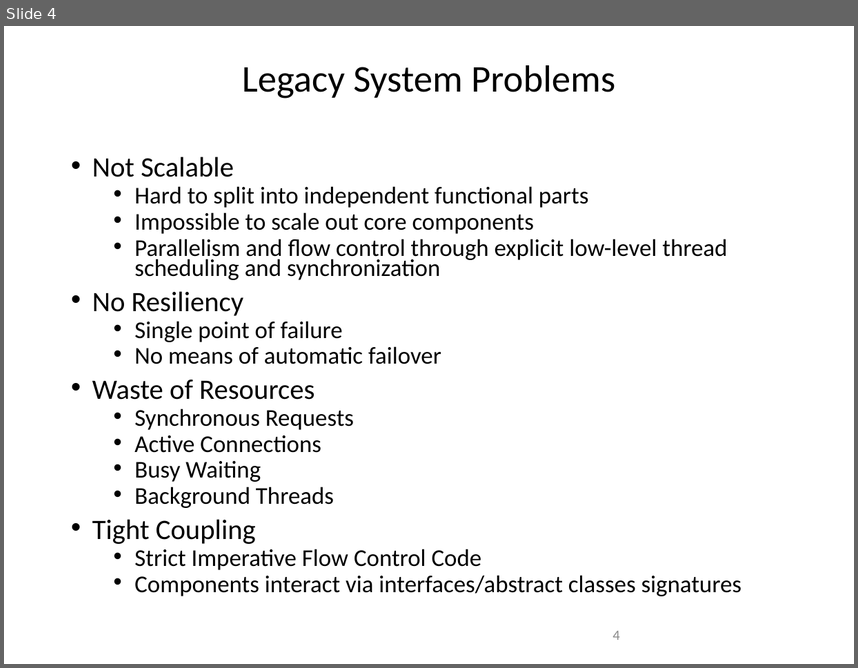
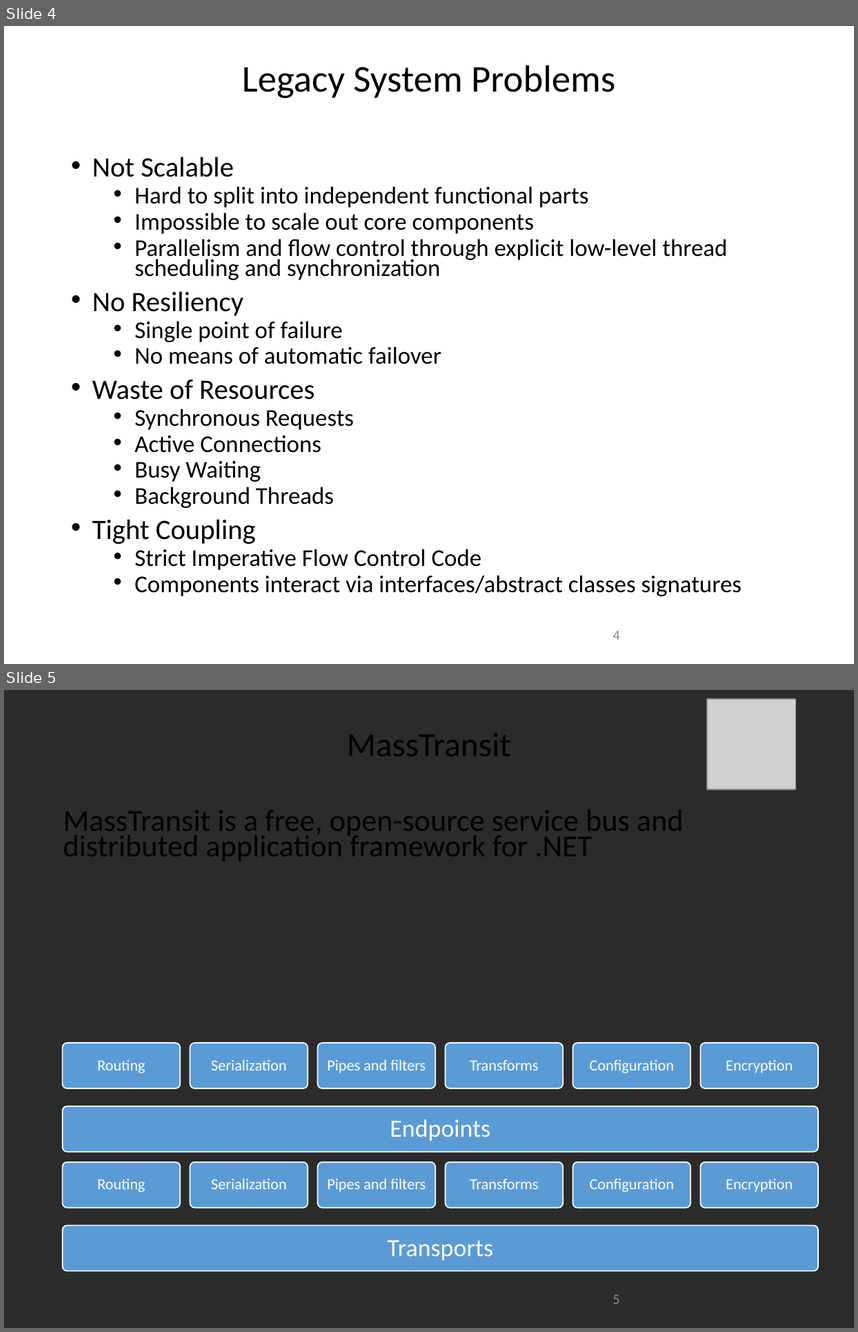
Before and after one commit to amichel/PaymentsGateway.MassTransit.Demo, a slide deck: Presentation/Service Bus Integration Patterns.pptx. Shown one above the other, each under a label of ours: slide 4 before the commit, slides 4 and 5 after it. The pictures are 858x668 and 858x1332 pixels, drawn with LibreOffice and Linux fonts; fonts in the diff are those of the drawing; grey boxes stand for pictures; background and template pictures are left out; a plain dark background stands for a picture behind light text. Boxes give left, top, right and bottom in pixels: in the first picture for what was removed or moved away, otherwise in the second. Text is boxed around its words. In the diff, an @@ line names an element or a change of style, - is before the commit and + after.

Commit message:
PPT

```diff
--- a/Presentation/Service Bus Integration Patterns.pptx
+++ b/Presentation/Service Bus Integration Patterns.pptx
@@ slide 5 added at [4, 690, 854, 1328], background picture (left out) @@
@@ picture added at [707, 700, 795, 789] @@
@@ title added at [347, 733, 511, 756], 28.8 pt, text #000000 @@
+MassTransit
@@ text added at [63, 810, 684, 861], 25.9 pt, text #000000 @@
+MassTransit is a free, open-source service bus and distributed application framework for .NET
@@ group added at [63, 1043, 818, 1152]: 7 rounded rectangles, 7 texts @@
+Endpoints
+Routing
+Serialization
+Pipes and filters
+Transforms
+Configuration
+Encryption
@@ group added at [63, 1162, 818, 1270]: 7 rounded rectangles, 7 texts @@
+Transports
+Routing
+Serialization
+Pipes and filters
+Transforms
+Configuration
+Encryption
@@ page number added at [613, 1294, 619, 1303], 12 pt, text #8C8C8C @@
+5
```
Also in this commit, not shown: 1 slide removed.
